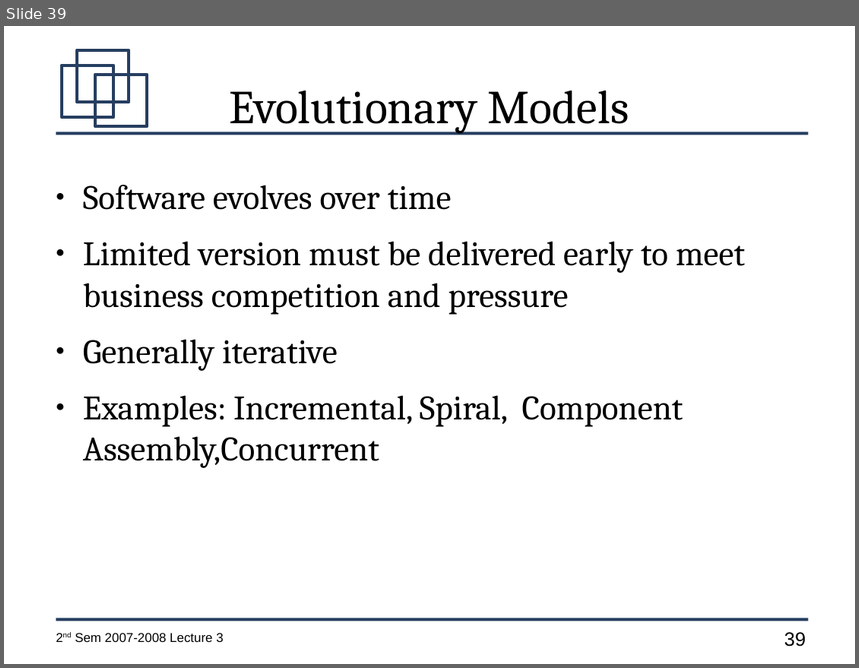
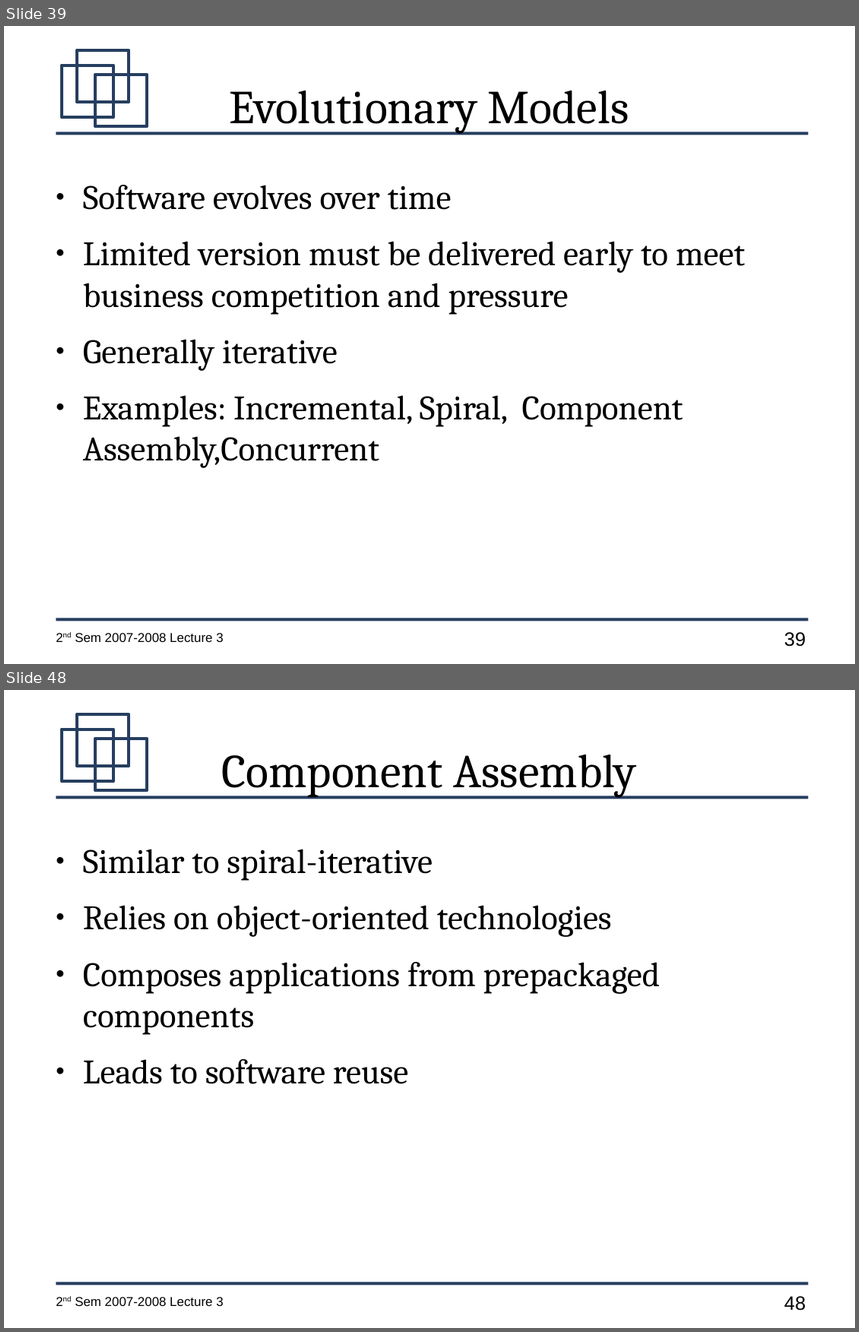
Before and after one commit to jachermocilla/jach-homepage, a slide deck: CMSC128-2nd-Sem-2007-L3.odp. Shown one above the other, each under a label of ours: slide 39 before the commit, slides 39 and 48 after it; the slides between them are not shown. The pictures are 859x668 and 859x1332 pixels, drawn with LibreOffice and Linux fonts; fonts in the diff are those of the drawing. Boxes give left, top, right and bottom in pixels: in the first picture for what was removed or moved away, otherwise in the second. Text is boxed around its words. In the diff, an @@ line names an element or a change of style, - is before the commit and + after.

```diff
--- a/CMSC128-2nd-Sem-2007-L3.odp
+++ b/CMSC128-2nd-Sem-2007-L3.odp
@@ slide 48 added at [4,690,855,1328], background #FFFFFF; not listed: 7 template elements that a slide beside it also shows @@
@@ title added at [221,754,636,798], 44 pt, text #000000 @@
+Component Assembly
@@ text added at [83,849,661,1084], 32 pt, text #000000 @@
+● Similar to spiral-iterative
+● Relies on object-oriented technologies
+● Composes applications from prepackaged components
+● Leads to software reuse
```
Also in this commit, not shown: 15 other slides added.
